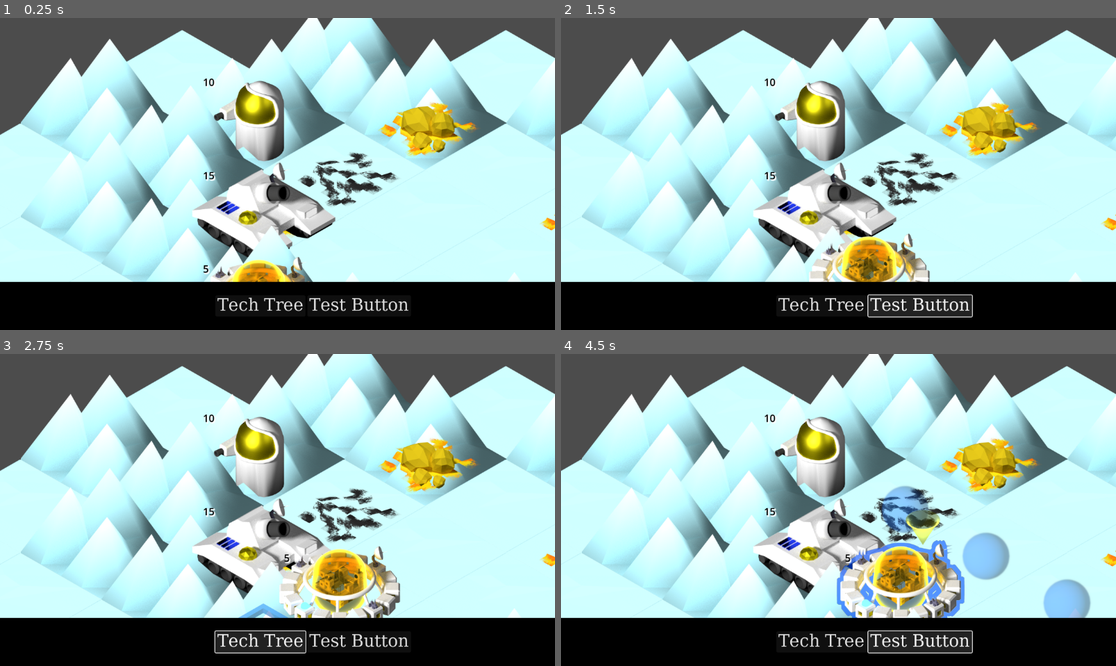
Above: before the commit, frames 1-4 (two rows, left to right).
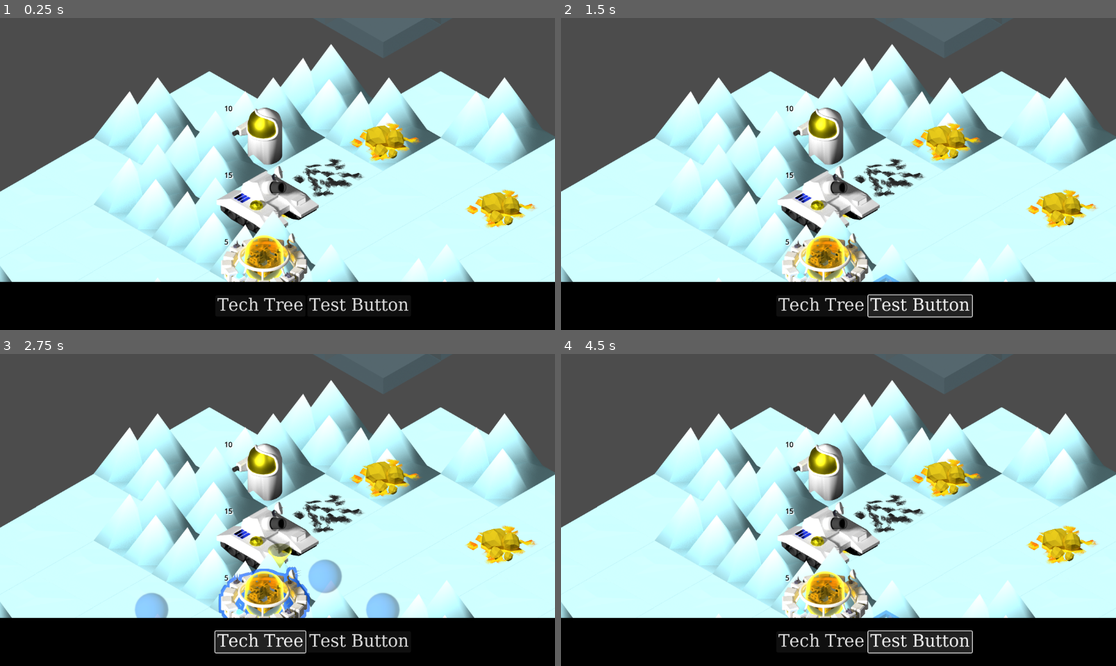
Above: after the commit, the same moments.

Repository: lifflander/stp
Game: Godot game, scene res://node_2d.tscn
The game is run twice, just before and just after one commit, with the same random seed, the same clock (stepped at 60 frames per second) and the same inputs.
Inputs:
- Up to frame 1 (0.25 s): no input
- Up to frame 2 (1.5 s): click "Tech Tree" at 0.5 s; click "Test Button" at 1.25 s
- Up to frame 3 (2.75 s): click "Tech Tree" at 2 s
- Up to frame 4 (4.5 s): click "Test Button" at 2.75 s; click "Tech Tree" at 3.5 s; click "Test Button" at 4.25 s

The runs differ from the first frame. In frame 1, 43% of the frame differs, in the area x 0-100%, y 0-85%; in frame 2, 44%; in frame 3, 46%; in frame 4, 49%.

Commit message:
Add borders

Diff:
--- a/LogicEngine.gd
+++ b/LogicEngine.gd
@@ -7,6 +7,13 @@
 var players : Array[Player]
 
 const unit_tile_set : int = 8
+
+func getBasicDirections() -> Array[Vector2i]:
+	var basic_directions : Array[Vector2i] = [
+		Vector2i(1, 0), Vector2i(0, 1), Vector2i(-1, 0), Vector2i(0, -1),
+		Vector2i(1, -1), Vector2i(-1, 1), Vector2i(-1, -1), Vector2i(1, 1)
+		]
+	return basic_directions
 
 class Player:
 	var player_id : int = -1
@@ -39,12 +46,41 @@
 	var level : int = 1
 	var base_source_id = 12
 	var base_coord : Vector2i = Vector2i(level - 1, 0)
+	var tiles_inside : Array[Vector2i]
+	var tiles_inside_outer : Array[Vector2i]
+	var border_lines : Array[Line2D] = []
 
 	func _init(in_le : LogicEngine, in_tile_map : IsoTileMap, in_location : Vector2i):
 		tile_map = in_tile_map
 		location = in_location
 		le = in_le
 		le.map.getTileVec(location).base = self
+
+		calculateBorder(1)
+
+	func calculateBorder(distance : int = 1):
+		tiles_inside = calculateBorderImpl([location], 1, distance)
+
+	func calculateBorderImpl(positions_at_dist : Array[Vector2i], cur_dist : int, total_dist : int) -> Array[Vector2i]:
+		var border_tiles : Array[Vector2i] = []
+
+		for position in positions_at_dist:
+			for d in le.getBasicDirections():
+				var loc_to_check : Vector2i = position + d
+				var tile : Map.Tile = le.map.getTileVec(loc_to_check)
+				if not tile.isOownedByBase():
+					var new_pos = position+d
+					border_tiles.append(new_pos)
+					if (new_pos.x == location.x + total_dist or
+						new_pos.y == location.y + total_dist or
+						new_pos.x == location.x - total_dist or
+						new_pos.y == location.y - total_dist):
+						tiles_inside_outer.append(new_pos)
+
+		if cur_dist < total_dist:
+			return calculateBorderImpl(border_tiles, cur_dist+1, total_dist)
+		else:
+			return border_tiles
 
 class UnitAbilities:
 	var distance : int = 1
@@ -81,11 +117,6 @@
 	func hasBuilder() -> bool:
 		return false
 
-	var basic_directions : Array[Vector2i] = [
-		Vector2i(1, 0), Vector2i(0, 1), Vector2i(-1, 0), Vector2i(0, -1),
-		Vector2i(1, -1), Vector2i(-1, 1), Vector2i(-1, -1), Vector2i(1, 1)
-		]
-
 	func getValidMoves() -> Array[Vector2i]:
 		return getValidMovesImpl([location])
 
@@ -93,7 +124,7 @@
 		var valid_moves : Array[Vector2i] = []
 
 		for position in positions_at_dist:
-			for d in basic_directions:
+			for d in le.getBasicDirections():
 				var loc_to_check : Vector2i = position + d
 				var tile : Map.Tile = le.map.getTileVec(loc_to_check)
 				if not tile.hasUnit():
--- a/Map.gd
+++ b/Map.gd
@@ -22,6 +22,7 @@
 	var unit : LogicEngine.Unit = null
 	var base : LogicEngine.Base = null
 	var type : TileTypeEnum = TileTypeEnum.EMPTY
+	var owned_by_base : LogicEngine.Base = null
 
 	func _init():
 		atlas = AtlasIdent.new(-1, Vector2i(-1,-1))
@@ -31,6 +32,12 @@
 
 	func hasBase() -> bool:
 		return base != null
+
+	func isOownedByBase() -> bool:
+		return owned_by_base != null
+
+	func baseOwnedBy() -> LogicEngine.Base:
+		return owned_by_base
 
 class Circle:
 	var pos : Vector2
--- a/TileMap.gd
+++ b/TileMap.gd
@@ -173,6 +173,10 @@
 	if builder:
 		builder.queue_free()
 		builder = null
+	if map.getTileVec(tile).hasBase():
+		var base = map.getTileVec(tile).base
+		for line in base.border_lines:
+			line.set_default_color(Color(1.0,1.0,0.5,0.5))
 
 func selectCell(tile : Vector2i):
 	if selection.has_unit_selected:
@@ -226,7 +230,10 @@
 		for move in valid_moves:
 			set_cell(selection_layer, move, 9, Vector2i(3,0), 0)
 	elif base_selected:
-		setUIForBase(map.getTileVec(selection.getTile()).base)
+		var base = map.getTileVec(selection.getTile()).base
+		setUIForBase(base)
+		for line in base.border_lines:
+			line.set_default_color(Color(0,0.3,1.0,0.5))
 	else:
 		if selection.validTile():
 			set_cell(selection_layer, selection.getTile(), 9, Vector2i(0,0), 0)
@@ -251,6 +258,49 @@
 	new_poly.add_child(new_label)
 
 	sprite_holder.add_child(new_poly)
+
+	for tile in base.tiles_inside_outer:
+		var line : Line2D = Line2D.new()
+		line.set_default_color(Color(1.0,1.0,0.5,0.5))
+		line.set_z_index(-1)
+		line.set_width(15)
+		line.set_joint_mode(Line2D.LINE_JOINT_BEVEL)
+		#line.set_texture(load("res://dashed-line-material.tres"))
+
+		var local_pos = map_to_local(tile)
+		var offset = 20
+
+		var offsetPoint = func off(pt : Vector2) -> Vector2:
+			pt.x -= 15
+			pt.y -= offset+20
+			return pt
+
+		if tile.x > base.location.x:
+			var p1 = to_global(Vector2(local_pos.x, local_pos.y + tile_set.tile_size.y/2))
+			var p2 = to_global(Vector2(local_pos.x + tile_set.tile_size.x/2, local_pos.y))
+			line.add_point(offsetPoint.call(p1))
+			line.add_point(offsetPoint.call(p2))
+
+		if tile.y > base.location.y:
+			var p1 = to_global(Vector2(local_pos.x, local_pos.y + tile_set.tile_size.y/2))
+			var p2 = to_global(Vector2(local_pos.x - tile_set.tile_size.x/2, local_pos.y))
+			line.add_point(offsetPoint.call(p1))
+			line.add_point(offsetPoint.call(p2))
+
+		if tile.x < base.location.x:
+			var p1 = to_global(Vector2(local_pos.x, local_pos.y - tile_set.tile_size.y/2))
+			var p2 = to_global(Vector2(local_pos.x - tile_set.tile_size.x/2, local_pos.y))
+			line.add_point(offsetPoint.call(p1))
+			line.add_point(offsetPoint.call(p2))
+
+		if tile.y < base.location.y:
+			var p1 = to_global(Vector2(local_pos.x, local_pos.y - tile_set.tile_size.y/2))
+			var p2 = to_global(Vector2(local_pos.x + tile_set.tile_size.x/2, local_pos.y))
+			line.add_point(offsetPoint.call(p1))
+			line.add_point(offsetPoint.call(p2))
+
+		sprite_holder.add_child(line)
+		base.border_lines.append(line)
 
 var builder : BuilderIcon = null
 
--- /dev/null
+++ b/dashed-line-material.tres
@@ -0,0 +1,8 @@
+[gd_resource type="ShaderMaterial" load_steps=2 format=3 uid="uid://b35x4fo8n7l6u"]
+
+[ext_resource type="Shader" path="res://dashed-line-shader.gdshader" id="1_vc0ng"]
+
+[resource]
+shader = ExtResource("1_vc0ng")
+shader_parameter/is_dashed = true
+shader_parameter/dashed_count = 10.0
--- /dev/null
+++ b/dashed-line-shader.gdshader
@@ -0,0 +1,19 @@
+shader_type canvas_item;
+
+const vec4 color = vec4(1.0,1.0,0.5,0.5);
+uniform bool is_dashed = true;
+uniform float dashed_count = 100;
+
+
+void fragment()
+{
+	float alpha = 1.0;
+
+	if (is_dashed) {
+		vec2 st = fract(UV * dashed_count);
+		vec2 rb = step(vec2(0.5), 1.0-st);
+		alpha = rb.x;
+	}
+
+	COLOR = vec4(color.rgb, alpha);
+}
--- a/node_2d.tscn
+++ b/node_2d.tscn
@@ -72,7 +72,7 @@
 script = ExtResource("3_qhnfj")
 
 [node name="Camera2D" type="Camera2D" parent="CharacterBody2D"]
-zoom = Vector2(0.7, 0.7)
+zoom = Vector2(0.5, 0.5)
 script = ExtResource("3_2d54c")
 
 [node name="UI" type="CanvasLayer" parent="."]
